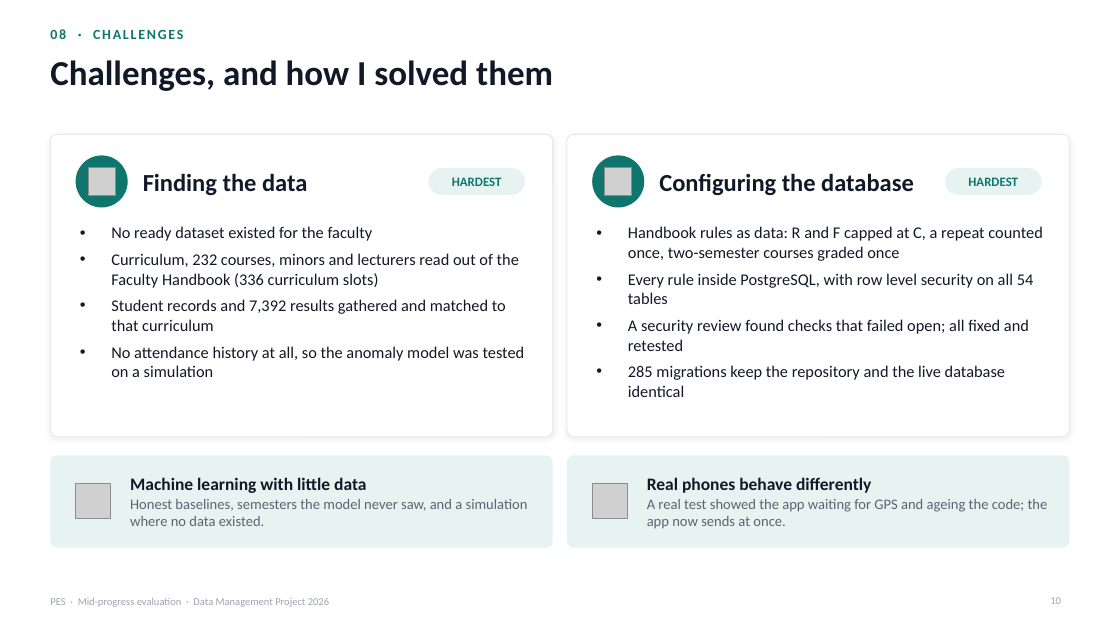
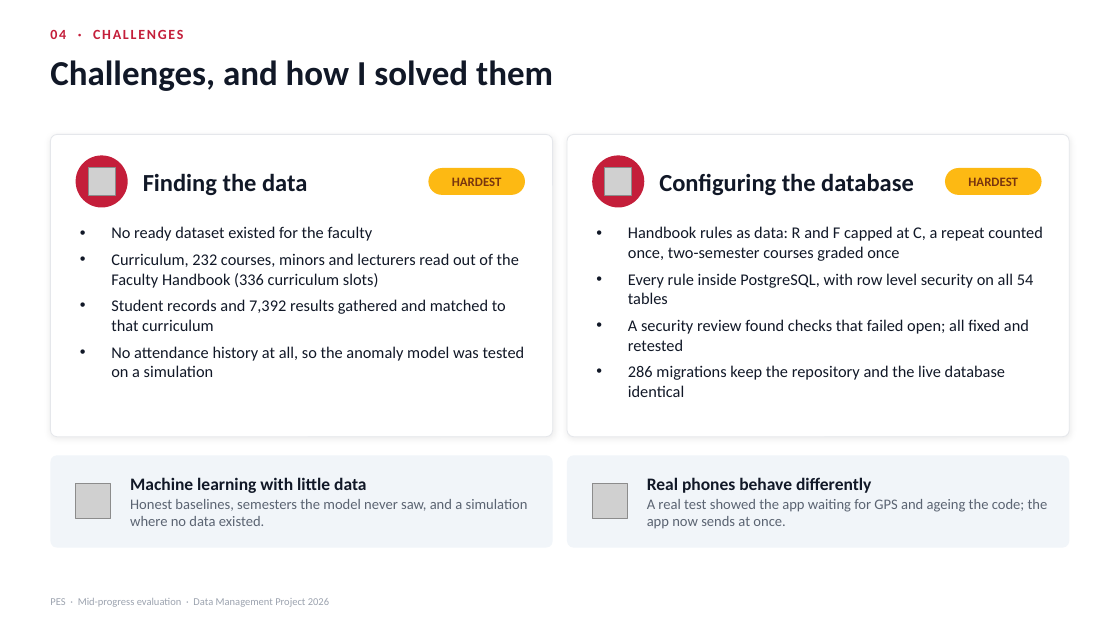
Before and after one commit to Senadheera-eng/Performance-Evaluation-System, a slide deck: slide 6 of presentations/PES_Mid_Progress_Evaluation.pptx (slide 10 before the commit). Drawn at 1120x630 pixels with LibreOffice and Linux fonts; fonts in the diff are those of the drawing; grey boxes stand for pictures. Boxes give left, top, right and bottom in pixels: in the first picture for what was removed or moved away, otherwise in the second. Text is boxed around its words. In the diff, an @@ line names an element or a change of style, - is before the commit and + after.

Commit message:
Restyle the presentation in PES colours, with a timeline slide
Follows the presenter's cut. Adds a clearer architecture diagram and
splits remaining work from future work; the speech matches the slides.

```diff
--- a/presentations/PES_Mid_Progress_Evaluation.pptx
+++ b/presentations/PES_Mid_Progress_Evaluation.pptx
@@ text at box(50, 30, 183, 39): text changed; text colour #0F766E to #C41E3A @@
-08 · CHALLENGES
+04 · CHALLENGES
@@ ellipse at box(76, 155, 128, 208): fill #0F766E to #C41E3A @@
@@ text "HARDEST" at box(452, 177, 502, 186): text colour #0F766E to #78350F @@
@@ rounded rectangle at box(429, 168, 525, 195): fill #E7F3F1 to #FDB913 @@
@@ ellipse at box(592, 155, 644, 208): fill #0F766E to #C41E3A @@
@@ text "HARDEST" at box(968, 177, 1018, 186): text colour #0F766E to #78350F @@
@@ rounded rectangle at box(945, 168, 1042, 195): fill #E7F3F1 to #FDB913 @@
@@ text at box(628, 365, 1005, 397): text changed @@
-• 285 migrations keep the repository and the live database identical
+• 286 migrations keep the repository and the live database identical
@@ page number removed at box(1050, 597, 1061, 604) @@
-10
```
Also in this commit, not shown: 10 other slides changed, 2 slides added, 4 slides removed, 1 other file.
